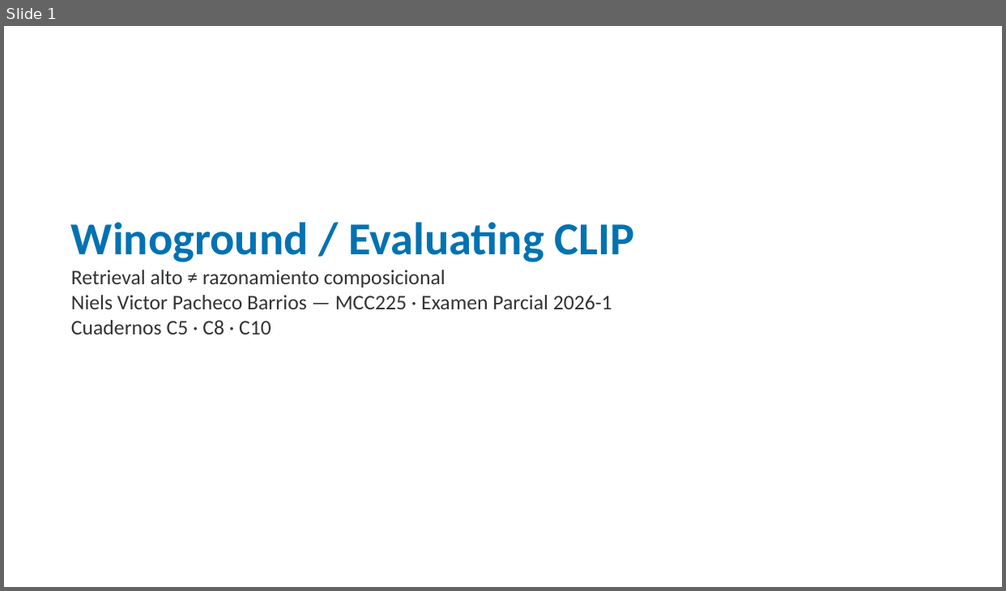
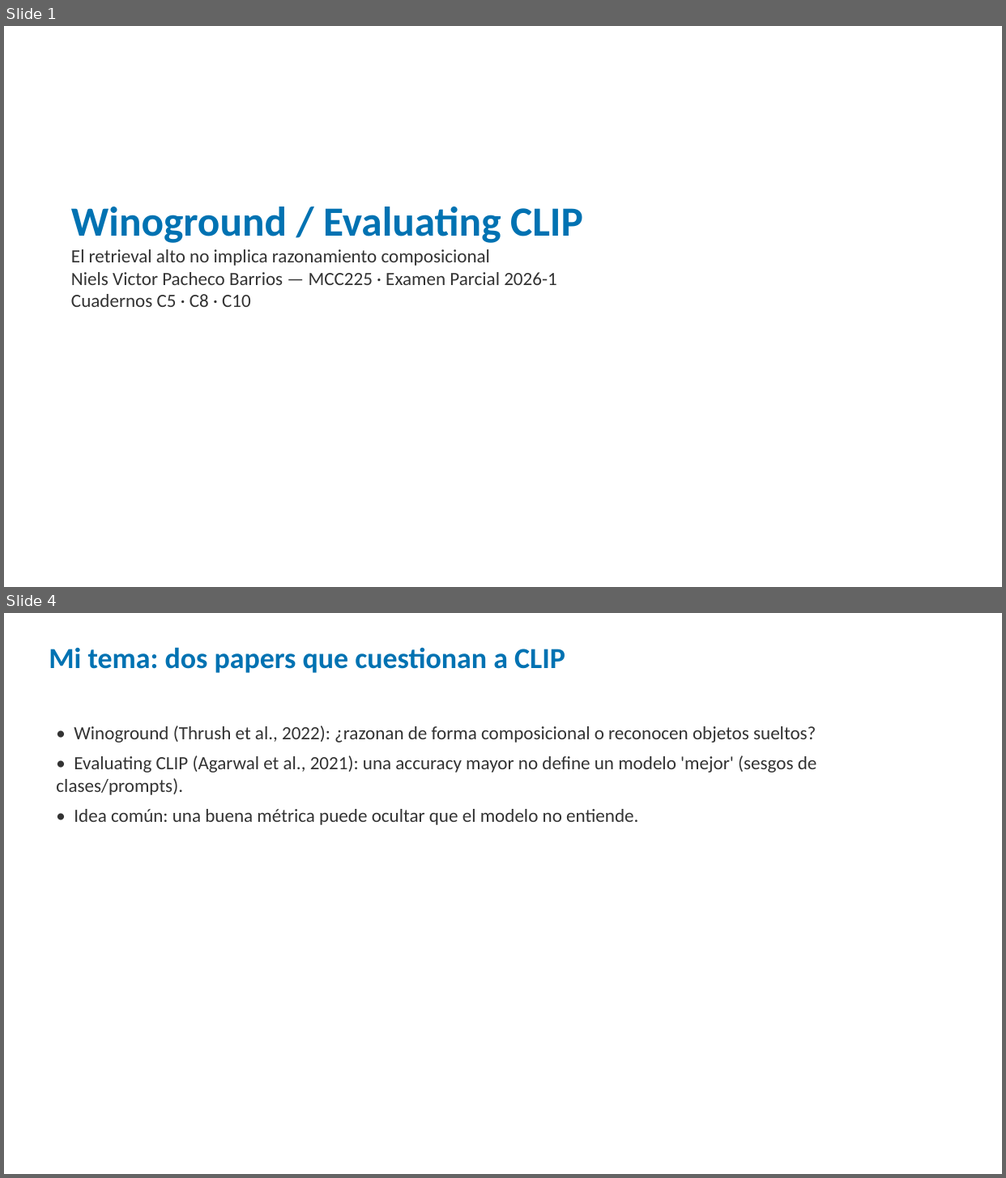
Before and after one commit to nielspac177/Winoground-Evaluating-CLIP-MCC225, a slide deck: slides/pptx/defensa_winoground.pptx. Shown one above the other, each under a label of ours: slide 1 before the commit, slides 1 and 4 after it; the slides between them are not shown. The pictures are 1006x591 and 1006x1178 pixels, drawn with LibreOffice and Linux fonts; fonts in the diff are those of the drawing. Boxes give left, top, right and bottom in pixels: in the first picture for what was removed or moved away, otherwise in the second. Text is boxed around its words. In the diff, an @@ line names an element or a change of style, - is before the commit and + after.

Commit message:
Amplía la presentación a 25 diapositivas (15 min) y añade guion con tiempos
- Beamer y PPTX reestructurados en 5 bloques: problema, método (C10), resultados, verificación, cierre.
- Explica par mínimo, las 3 métricas, azar 1/6, validación contra clip.jsonl, ceguera, checkpoints.
- docs/GUION_PRESENTACION.md: qué decir por slide, tiempos, demo en vivo y repreguntas.

```diff
--- a/slides/pptx/defensa_winoground.pptx
+++ b/slides/pptx/defensa_winoground.pptx
@@ slide 4 added at bbox=[4, 613, 1002, 1174], background #FFFFFF @@
@@ text added at bbox=[49, 647, 565, 673], 28 pt, text #0072B2, bold @@
+Mi tema: dos papers que cuestionan a CLIP
@@ text added at bbox=[56, 726, 817, 825], 18 pt, text #333333 @@
+• Winoground (Thrush et al., 2022): ¿razonan de forma composicional o reconocen objetos sueltos?
+• Evaluating CLIP (Agarwal et al., 2021): una accuracy mayor no define un modelo 'mejor' (sesgos de clases/prompts).
+• Idea común: una buena métrica puede ocultar que el modelo no entiende.
@@ slide 1 changed as well @@
@@ text "Winoground / Evaluating CLIP": place and size @@
-text "Winoground / Evaluating CLIP" at bbox=[71, 222, 635, 335]
+text "Winoground / Evaluating CLIP" at bbox=[71, 207, 583, 307]
@@ text at bbox=[71, 207, 583, 307]: size 44 to 40 pt in "Winoground / Evaluating CLIP"; size 20 to 18 pt in "Niels Victor Pacheco Barrios — MCC225 · ...", "Cuadernos C5 · C8 · C10" @@
@@ text at bbox=[71, 250, 490, 266]: text changed; size 20 to 18 pt @@
-Retrieval alto ≠ razonamiento composicional
+El retrieval alto no implica razonamiento composicional
```
Also in this commit, not shown: 1 other slide changed, 26 other slides added, 6 slides removed, 4 other files.
